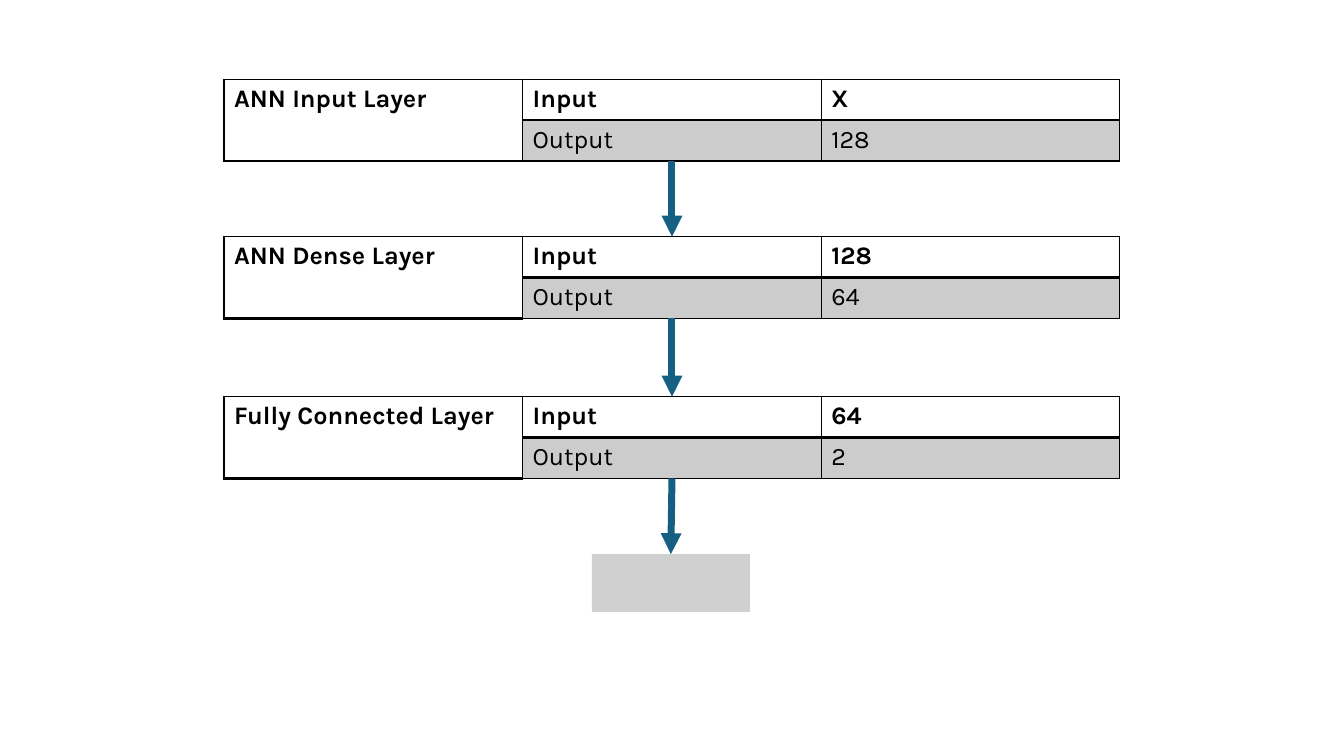
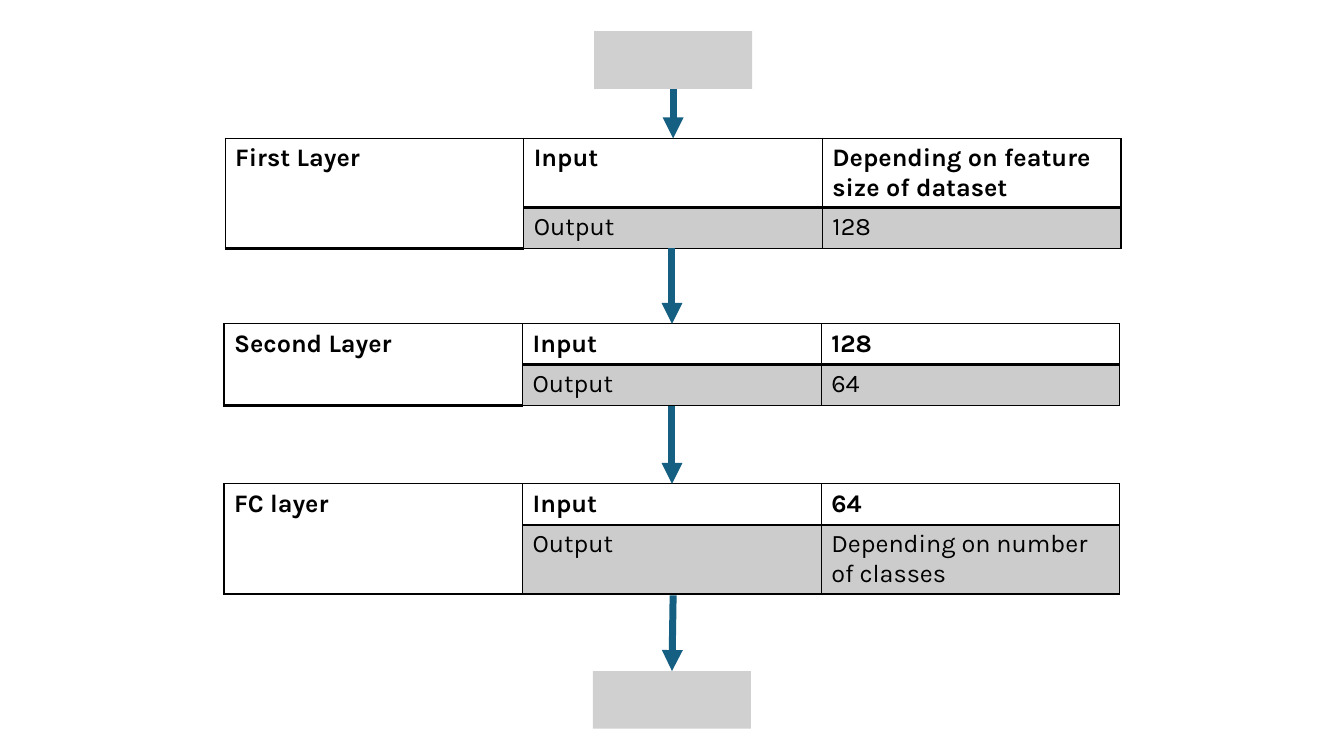
Before and after one commit to NguyenQuangMinh0504/CIL_NIDS, a slide deck: slide 4 of Media/Figure.pptx. Drawn at 1344x756 pixels with LibreOffice and Linux fonts; fonts in the diff are those of the drawing; grey boxes stand for pictures. Boxes give left, top, right and bottom in pixels: in the first picture for what was removed or moved away, otherwise in the second. Text is boxed around its words. In the diff, an @@ line names an element or a change of style, - is before the commit and + after.

```diff
--- a/Media/Figure.pptx
+++ b/Media/Figure.pptx
@@ picture added at <box>594,31,752,89</box> @@
@@ arrow added from (674, 89) to (674, 138), #156082 5 pt @@
@@ table at <box>225,138,1120,250</box> @@
-row 1, column 1: ANN Input Layer
+row 1, column 1: First Layer
-row 1, column 3: X
+row 1, column 3: Depending on feature size of dataset
@@ table: place and size @@
-table at <box>224,80,1119,161</box>
+table at <box>225,138,1120,250</box>
@@ table at <box>224,324,1119,405</box> @@
-row 1, column 1: ANN Dense Layer
+row 1, column 1: Second Layer
@@ 2 arrows, 1 table: place and size @@
-2 arrows, 1 table at <box>224,161,1119,397</box>
+2 arrows, 1 table at <box>224,248,1119,484</box>
@@ table at <box>224,484,1119,596</box> @@
-row 1, column 1: Fully Connected Layer
+row 1, column 1: FC layer
-row 2, column 3: 2
+row 2, column 3: Depending on number of classes
@@ table: place and size @@
-table at <box>224,397,1119,479</box>
+table at <box>224,484,1119,596</box>
@@ picture removed at <box>592,555,750,612</box> @@
@@ arrow moved from (673, 479) - (671, 555) to (674, 596) - (673, 671) @@
@@ picture added at <box>593,671,751,729</box> @@
```
Also in this commit, not shown: 2 slides added, 7 other files.
